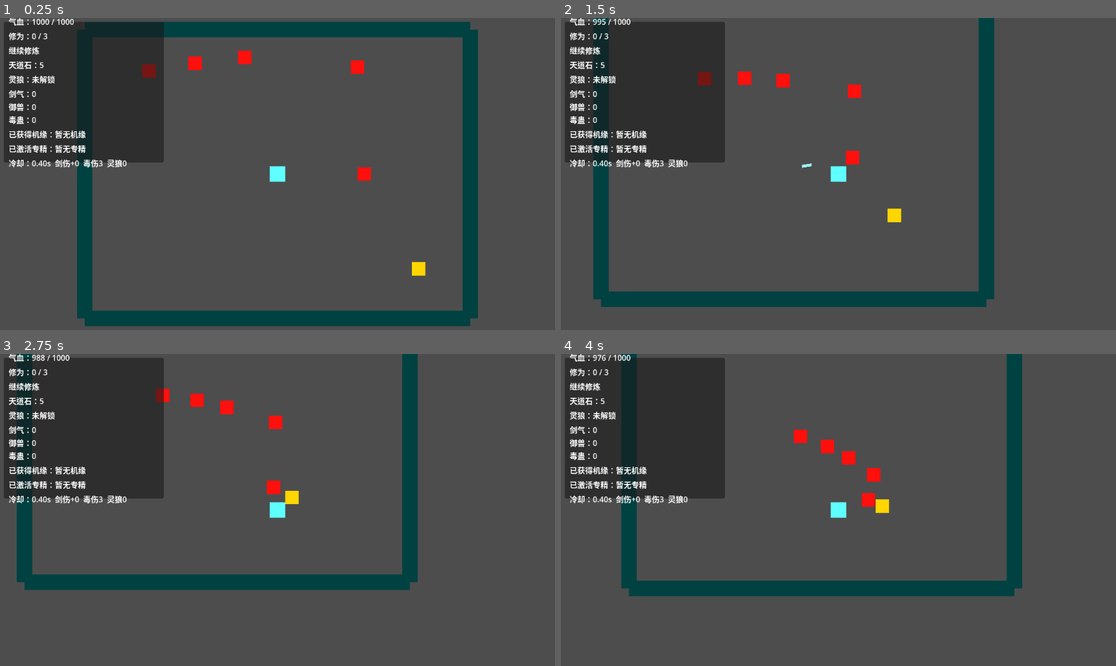
Above: before the commit, frames 1-4 (two rows, left to right).
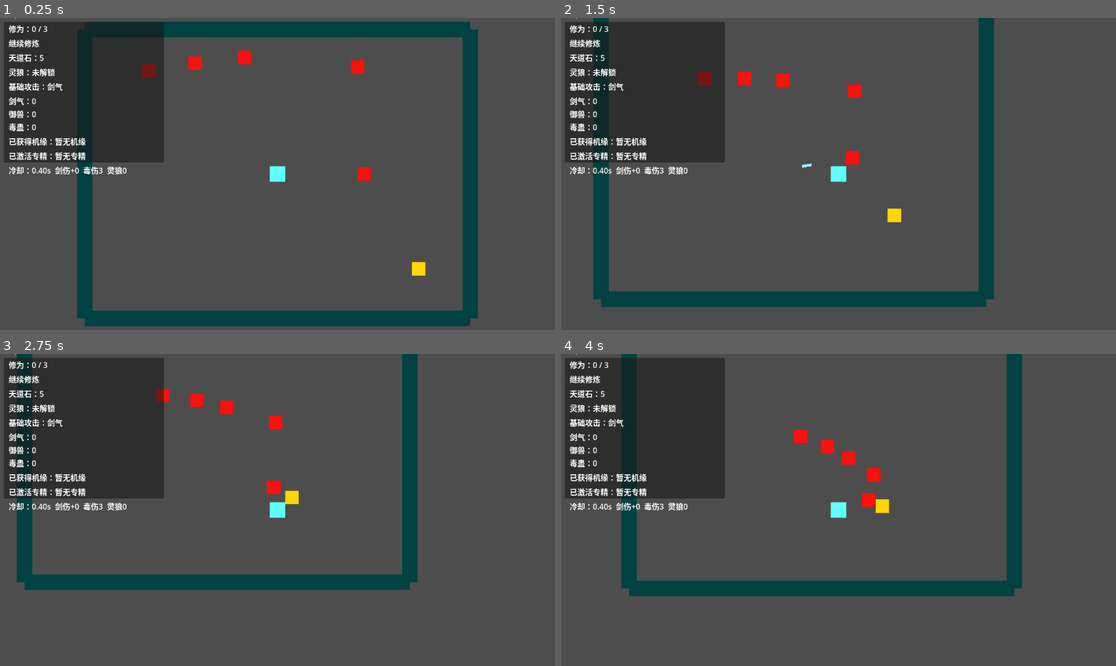
Above: after the commit, the same moments.

Repository: Litrudy/combine-dao
Game: Godot game, scene res://scenes/player/realm_test_map.tscn
Same seed, same stepped clock (60 frames per second), same inputs: the game is played once before the commit and once after it.
Inputs (mouse positions are in pixels of both pictures, inside the frame that each line leads up to):
- Up to frame 1 (0.25 s): no input
- Up to frame 2 (1.5 s): tap Enter (ui_accept) at 0.5, 0.77 s; move the mouse to (960, 158) at 0.52 s; press the mouse at (960, 158) at 0.53 s; hold D (move_right) 0.53-1.28 s; move the mouse to (727, 189) at 1.27 s; release the mouse at (727, 189) at 1.28 s; hold S (move_down) from 1.28 s (still down); click (727, 189) at 1.35 s
- Up to frame 3 (2.75 s): tap Enter (ui_accept) at 1.52 s; move the mouse to (333, 441) at 2.02 s; release S (move_down) at 2.03 s; hold D (move_right) from 2.03 s (still down); hold R (breakthrough) from 2.03 s (still down); click (333, 441) at 2.3 s
- Up to frame 4 (4 s): move the mouse to (810, 572) at 2.77 s; release D (move_right) at 2.78 s; release R (breakthrough) at 2.78 s; hold W (move_up) 2.78-3.53 s; tap E (summon_wolf) at 2.85 s; tap Enter (ui_accept) at 3.02, 3.77 s; click (810, 572) at 3.05 s; move the mouse to (1005, 556) at 3.52 s; press the mouse at (1005, 556) at 3.53 s; hold A (move_left) from 3.53 s (still down); tap Q at 3.6 s

The runs differ from the first frame. In frame 1, 2.8% of the frame differs, in the area x 1-23%, y 0-51%; in frame 2, 2.8%; in frame 3, 2.8%; in frame 4, 2.8%.

Commit message:
feat: 实现基础攻击替换系统

Diff:
--- a/scenes/ally/spirit_wolf.gd
+++ b/scenes/ally/spirit_wolf.gd
@@ -112,10 +112,16 @@
 	if _attack_timer > 0.0:
 		return
 
+	# 计算最终伤害：若目标被驭兽鞭标记，则提高伤害
+	var final_damage: int = attack_damage
+	var status: Node = target.get_node_or_null("StatusEffects")
+	if status != null and status.has_method("get_beast_damage_multiplier"):
+		final_damage = int(round(attack_damage * status.get_beast_damage_multiplier()))
+
 	# 调用妖兽的 Vitals 子节点造成伤害
 	var enemy_vitals: Vitals = target.get_node_or_null("Vitals") as Vitals
 	if enemy_vitals != null:
-		enemy_vitals.take_damage(attack_damage)
+		enemy_vitals.take_damage(final_damage)
 
 	# 重置冷却：实际冷却 = 基础冷却 / 攻速倍率
 	var effective_cooldown: float = base_attack_cooldown / max(attack_speed_multiplier, 0.01)
--- a/scenes/enemy/beast.tscn
+++ b/scenes/enemy/beast.tscn
@@ -2,6 +2,7 @@
 
 [ext_resource type="Script" uid="uid://bv34p5uvt6tws" path="res://scenes/enemy/beast.gd" id="1_s6uuk"]
 [ext_resource type="Script" uid="uid://cobprtlxk1ehu" path="res://scripts/components/vitals.gd" id="2_vitals"]
+[ext_resource type="Script" path="res://scripts/components/status_effects.gd" id="3_status"]
 
 [sub_resource type="RectangleShape2D" id="RectangleShape2D_5m1xp"]
 size = Vector2(28, 28)
@@ -20,3 +21,6 @@
 [node name="Vitals" type="Node" parent="." unique_id=158629325]
 script = ExtResource("2_vitals")
 max_qi_blood = 60
+
+[node name="StatusEffects" type="Node" parent="." unique_id=158629326]
+script = ExtResource("3_status")
--- a/scenes/enemy/boss_guardian.tscn
+++ b/scenes/enemy/boss_guardian.tscn
@@ -2,6 +2,7 @@
 
 [ext_resource type="Script" path="res://scenes/enemy/boss_guardian.gd" id="1_boss"]
 [ext_resource type="Script" uid="uid://cobprtlxk1ehu" path="res://scripts/components/vitals.gd" id="2_vitals"]
+[ext_resource type="Script" path="res://scripts/components/status_effects.gd" id="3_status"]
 
 [sub_resource type="RectangleShape2D" id="RectangleShape2D_boss"]
 size = Vector2(48, 48)
@@ -19,3 +20,6 @@
 [node name="Vitals" type="Node" parent="."]
 script = ExtResource("2_vitals")
 max_qi_blood = 300
+
+[node name="StatusEffects" type="Node" parent="."]
+script = ExtResource("3_status")
--- /dev/null
+++ b/scenes/player/beast_whip.gd
@@ -0,0 +1,67 @@
+extends Area2D
+## 驭兽鞭（御兽流基础攻击）
+## M2-3E —— 从玩家位置朝鼠标方向挥出的短距离范围攻击。
+## 造成低伤害并给命中敌人添加“驭兽标记”，使灵狼对其伤害提升。
+
+## 命中伤害（低）
+@export var damage: int = 5
+## 存活时间（秒），短暂存在后消失
+@export var life_time: float = 0.15
+## 驭兽标记持续时间
+@export var beast_mark_duration: float = 4.0
+## 驭兽标记伤害倍率
+@export var beast_mark_multiplier: float = 1.3
+
+## 朝向（由玩家释放时传入，需为单位向量）
+var direction: Vector2 = Vector2.RIGHT
+
+## 本次挥鞭已命中过的目标，避免重复造成伤害
+var _hit_targets: Array = []
+
+
+func _ready() -> void:
+	# 朝鼠标方向旋转
+	rotation = direction.angle()
+	body_entered.connect(_on_body_entered)
+	area_entered.connect(_on_area_entered)
+	# 短暂存在后消失
+	get_tree().create_timer(life_time).timeout.connect(queue_free)
+	# 扫描生成瞬间已在范围内的敌人
+	_scan_overlaps.call_deferred()
+
+
+## 等待一个物理帧后扫描范围内敌人（捕获生成时已重叠的目标）
+func _scan_overlaps() -> void:
+	await get_tree().physics_frame
+	if not is_instance_valid(self):
+		return
+	for body in get_overlapping_bodies():
+		_try_hit(body)
+
+
+func _on_body_entered(body: Node) -> void:
+	_try_hit(body)
+
+
+func _on_area_entered(area: Area2D) -> void:
+	_try_hit(area)
+
+
+## 尝试命中目标：造成低伤害并添加驭兽标记（一次挥鞭可命中多个敌人）
+func _try_hit(target: Node) -> void:
+	if not target.is_in_group("enemy"):
+		return
+	# 同一次挥鞭不对同一目标重复造成伤害
+	if target in _hit_targets:
+		return
+	_hit_targets.append(target)
+
+	# 低伤害
+	var enemy_vitals: Vitals = target.get_node_or_null("Vitals") as Vitals
+	if enemy_vitals != null and not enemy_vitals.is_dead():
+		enemy_vitals.take_damage(damage)
+
+	# 添加驭兽标记
+	var status: Node = target.get_node_or_null("StatusEffects")
+	if status != null and status.has_method("apply_beast_mark"):
+		status.apply_beast_mark(beast_mark_duration, beast_mark_multiplier)
--- /dev/null
+++ b/scenes/player/beast_whip.tscn
@@ -0,0 +1,17 @@
+[gd_scene format=3 uid="uid://jlenhufxu0to"]
+
+[ext_resource type="Script" path="res://scenes/player/beast_whip.gd" id="1_whip"]
+
+[sub_resource type="RectangleShape2D" id="RectangleShape2D_whip"]
+size = Vector2(90, 50)
+
+[node name="BeastWhip" type="Area2D"]
+script = ExtResource("1_whip")
+
+[node name="Visual" type="Polygon2D" parent="."]
+color = Color(0.85, 0.7, 0.3, 0.45)
+polygon = PackedVector2Array(0, -25, 90, -10, 90, 10, 0, 25)
+
+[node name="CollisionShape2D" type="CollisionShape2D" parent="."]
+position = Vector2(45, 0)
+shape = SubResource("RectangleShape2D_whip")
--- a/scenes/player/cultivator.gd
+++ b/scenes/player/cultivator.gd
@@ -19,6 +19,9 @@
 const SPIRIT_WOLF_SCENE: PackedScene = preload("res://scenes/ally/spirit_wolf.tscn")
 ## 毒雾场景，释放时实例化
 const POISON_MIST_SCENE: PackedScene = preload("res://scenes/player/poison_mist.tscn")
+## 毒镖 / 驭兽鞭场景（基础攻击替换）
+const POISON_DART_SCENE: PackedScene = preload("res://scenes/player/poison_dart.tscn")
+const BEAST_WHIP_SCENE: PackedScene = preload("res://scenes/player/beast_whip.tscn")
 
 var qi_blood: int
 var mana: int
@@ -75,6 +78,12 @@
 var wolf_damage_bonus: int = 0
 ## 御兽流：灵狼移速倍率（机缘「灵狼迅捷」/ 专精「御兽协同」）
 var wolf_move_speed_multiplier: float = 1.0
+## 基础攻击类型：sword_qi（剑气）/ poison_dart（毒镖）/ beast_whip（驭兽鞭）
+var primary_attack_type: String = "sword_qi"
+## 是否已解锁毒镖 / 驭兽鞭
+var poison_dart_unlocked: bool = false
+var beast_whip_unlocked: bool = false
+
 ## 御兽流：是否已解锁灵狼召唤
 var wolf_unlocked: bool = false
 ## 御兽流：最大同时存活灵狼数量
@@ -172,9 +181,9 @@
 	if _choosing_boon:
 		return
 
-	# 鼠标左键（attack_primary）释放剑气
+	# 鼠标左键（attack_primary）：基础攻击
 	if event.is_action_pressed("attack_primary"):
-		_release_sword_qi()
+		cast_primary_attack()
 		return
 
 	# R 键（breakthrough）：可突破时弹出机缘三选一
@@ -202,19 +211,36 @@
 				vitals.heal(10)
 
 
-## 释放剑气（鼠标左键），受攻击冷却限制
-func _release_sword_qi() -> void:
-	# 冷却未结束则不释放
+## 基础攻击（鼠标左键）：根据 primary_attack_type 分发，受冷却与状态限制
+func cast_primary_attack() -> void:
+	# 通关后禁止攻击
+	if _is_run_cleared():
+		return
+	# 冷却未结束则不攻击
 	if _attack_timer > 0.0:
 		return
 
 	# 方向：玩家当前位置 → 鼠标世界坐标
 	var direction: Vector2 = (get_global_mouse_position() - global_position).normalized()
-	# 若鼠标恰好与玩家重合导致方向为零，则跳过本次释放
+	# 若鼠标恰好与玩家重合导致方向为零，则跳过本次攻击
 	if direction == Vector2.ZERO:
 		return
 
-	# 实例化剑气，从玩家当前位置生成，朝鼠标方向飞行
+	# 按基础攻击类型分发
+	match primary_attack_type:
+		"poison_dart":
+			cast_poison_dart(direction)
+		"beast_whip":
+			cast_beast_whip(direction)
+		_:
+			cast_sword_qi(direction)
+
+	# 重置冷却
+	_attack_timer = attack_cooldown
+
+
+## 释放剑气（默认基础攻击）
+func cast_sword_qi(direction: Vector2) -> void:
 	var sword_qi := SwordQiScene.instantiate()
 	sword_qi.global_position = global_position
 	sword_qi.direction = direction
@@ -227,8 +253,26 @@
 	# 添加到场景树（挂到父节点下，使剑气独立于玩家移动）
 	get_parent().add_child(sword_qi)
 
-	# 重置冷却
-	_attack_timer = attack_cooldown
+
+## 释放毒镖（毒蛊基础攻击）
+func cast_poison_dart(direction: Vector2) -> void:
+	var dart := POISON_DART_SCENE.instantiate()
+	dart.global_position = global_position
+	dart.direction = direction
+	# 毒镖基础伤害与毒伤受毒蛊加成影响
+	dart.damage += poison_damage_bonus
+	dart.poison_tick_damage += poison_damage_bonus
+	# 毒层上限取毒镖自身默认值与玩家叠毒上限的较大者
+	dart.poison_max_stack = max(dart.poison_max_stack, poison_max_stack)
+	get_parent().add_child(dart)
+
+
+## 释放驭兽鞭（御兽基础攻击）
+func cast_beast_whip(direction: Vector2) -> void:
+	var whip := BEAST_WHIP_SCENE.instantiate()
+	whip.global_position = global_position
+	whip.direction = direction
+	get_parent().add_child(whip)
 
 
 # ===== 修为 / 突破 / 机缘 =====
@@ -503,6 +547,17 @@
 			# 蚀骨毒：毒雾每跳伤害加成
 			poison_damage_bonus += int(fv)
 			print("已获得机缘：", label, "，毒雾伤害 +", int(fv))
+		# ===== M2-3E 基础攻击替换 =====
+		"poison_dart_art":
+			# 毒镖术：左键基础攻击替换为毒镖
+			poison_dart_unlocked = true
+			primary_attack_type = "poison_dart"
+			print("已获得机缘：", label, "，基础攻击已替换为毒镖")
+		"beast_whip_art":
+			# 驭兽鞭：左键基础攻击替换为驭兽鞭
+			beast_whip_unlocked = true
+			primary_attack_type = "beast_whip"
+			print("已获得机缘：", label, "，基础攻击已替换为驭兽鞭")
 		_:
 			# 未知机缘，兜底提示
 			print("已获得机缘：", label, "（效果未实现）")
@@ -713,6 +768,8 @@
 		"acquired_boon_names": acquired_boon_names,
 		"active_specialization_names": active_specialization_names,
 		"heavenly_stones": heavenly_stones,
+		# ----- 基础攻击 -----
+		"primary_attack_type": primary_attack_type,
 		# ----- 灵狼 -----
 		"wolf_unlocked": wolf_unlocked,
 		"alive_wolf_count": wolf_count,
--- /dev/null
+++ b/scenes/player/poison_dart.gd
@@ -0,0 +1,68 @@
+extends Area2D
+## 毒镖（毒蛊流基础攻击）
+## M2-3E —— 朝鼠标方向飞行，命中妖兽造成低伤害并施加可叠加的中毒。
+
+## 命中基础伤害（低于剑气）
+@export var damage: int = 5
+## 飞行速度
+@export var speed: float = 600.0
+## 存活时间（秒）
+@export var life_time: float = 0.6
+## 中毒每跳伤害
+@export var poison_tick_damage: int = 2
+## 中毒持续时间
+@export var poison_duration: float = 3.0
+## 中毒结算间隔
+@export var poison_tick_interval: float = 1.0
+## 中毒最大叠层
+@export var poison_max_stack: int = 3
+
+## 飞行方向（由玩家释放时传入，需为单位向量）
+var direction: Vector2 = Vector2.RIGHT
+
+## 已命中过的目标，避免同一毒镖重复命中
+var _hit_targets: Array = []
+
+
+func _ready() -> void:
+	# 朝向与飞行方向一致
+	rotation = direction.angle()
+	body_entered.connect(_on_body_entered)
+	area_entered.connect(_on_area_entered)
+	# 超时自动销毁
+	get_tree().create_timer(life_time).timeout.connect(queue_free)
+
+
+func _physics_process(delta: float) -> void:
+	global_position += direction * speed * delta
+
+
+func _on_body_entered(body: Node) -> void:
+	_try_hit(body)
+
+
+func _on_area_entered(area: Area2D) -> void:
+	_try_hit(area)
+
+
+## 尝试命中目标：造成基础伤害并施加中毒
+func _try_hit(target: Node) -> void:
+	if not target.is_in_group("enemy"):
+		return
+	# 同一毒镖不重复命中同一目标
+	if target in _hit_targets:
+		return
+	_hit_targets.append(target)
+
+	# 基础伤害
+	var enemy_vitals: Vitals = target.get_node_or_null("Vitals") as Vitals
+	if enemy_vitals != null and not enemy_vitals.is_dead():
+		enemy_vitals.take_damage(damage)
+
+	# 施加中毒（通过 StatusEffects 组件）
+	var status: Node = target.get_node_or_null("StatusEffects")
+	if status != null and status.has_method("apply_poison"):
+		status.apply_poison(poison_tick_damage, poison_duration, poison_tick_interval, poison_max_stack)
+
+	# 命中后消失
+	queue_free()
--- /dev/null
+++ b/scenes/player/poison_dart.tscn
@@ -0,0 +1,16 @@
+[gd_scene format=3 uid="uid://xvmnclbpwtto"]
+
+[ext_resource type="Script" path="res://scenes/player/poison_dart.gd" id="1_dart"]
+
+[sub_resource type="RectangleShape2D" id="RectangleShape2D_dart"]
+size = Vector2(16, 5)
+
+[node name="PoisonDart" type="Area2D"]
+script = ExtResource("1_dart")
+
+[node name="Visual" type="Polygon2D" parent="."]
+color = Color(0.5, 0.85, 0.2, 1)
+polygon = PackedVector2Array(-8, -2.5, 8, -2.5, 8, 2.5, -8, 2.5)
+
+[node name="CollisionShape2D" type="CollisionShape2D" parent="."]
+shape = SubResource("RectangleShape2D_dart")
--- a/scenes/player/realm_test_map.tscn
+++ b/scenes/player/realm_test_map.tscn
@@ -108,7 +108,7 @@
 color = Color(2.8878452e-07, 0.25704286, 0.26021704, 1)
 polygon = PackedVector2Array(-16, -300, 16, -300, 16, 300, -16, 300)
 
-[node name="HUD" parent="." instance=ExtResource("6_hud")]
+[node name="HUD" parent="." unique_id=978804438 instance=ExtResource("6_hud")]
 
 [node name="BoonChoicePanel" parent="." unique_id=1534450875 instance=ExtResource("3_boonui")]
 
--- a/scenes/ui/hud.gd
+++ b/scenes/ui/hud.gd
@@ -8,6 +8,14 @@
 @onready var _breakthrough_label: Label = $Panel/VBoxContainer/BreakthroughLabel
 @onready var _stone_label: Label = $Panel/VBoxContainer/StoneLabel
 @onready var _wolf_label: Label = $Panel/VBoxContainer/WolfLabel
+@onready var _primary_attack_label: Label = $Panel/VBoxContainer/PrimaryAttackLabel
+
+## 基础攻击类型 -> 中文名
+const ATTACK_NAMES: Dictionary = {
+	"sword_qi": "剑气",
+	"poison_dart": "毒镖",
+	"beast_whip": "驭兽鞭",
+}
 @onready var _school_label: Label = $Panel/VBoxContainer/SchoolLabel
 @onready var _boon_list_label: Label = $Panel/VBoxContainer/BoonListLabel
 @onready var _spec_label: Label = $Panel/VBoxContainer/SpecLabel
@@ -74,6 +82,9 @@
 	_breakthrough_label.text = "按 R 突破" if data["can_breakthrough"] else "继续修炼"
 	# 天道石
 	_stone_label.text = "天道石：%d" % data["heavenly_stones"]
+	# 当前基础攻击类型
+	var attack_type: String = data["primary_attack_type"]
+	_primary_attack_label.text = "基础攻击：%s" % ATTACK_NAMES.get(attack_type, attack_type)
 	# 流派进度
 	var sc: Dictionary = data["school_counts"]
 	_school_label.text = "剑气：%d\n御兽：%d\n毒蛊：%d" % [sc["sword"], sc["beast"], sc["poison"]]
--- a/scenes/ui/hud.tscn
+++ b/scenes/ui/hud.tscn
@@ -47,6 +47,10 @@
 layout_mode = 2
 text = "灵狼：未解锁"
 
+[node name="PrimaryAttackLabel" type="Label" parent="Panel/VBoxContainer"]
+layout_mode = 2
+text = "基础攻击：剑气"
+
 [node name="SchoolLabel" type="Label" parent="Panel/VBoxContainer"]
 layout_mode = 2
 text = "剑气：0
--- /dev/null
+++ b/scripts/components/status_effects.gd
@@ -0,0 +1,80 @@
+extends Node
+class_name StatusEffects
+## 状态组件
+## M2-3E —— 负责中毒（可叠层）与驭兽标记。
+## 挂在妖兽 / Boss 上，与 Vitals 同级。
+
+## 同级气血组件
+@onready var _vitals: Vitals = get_parent().get_node_or_null("Vitals")
+
+# ===== 中毒状态 =====
+## 当前毒层数
+var _poison_stacks: int = 0
+## 每层每跳毒伤
+var _poison_damage_per_tick: int = 0
+## 毒剩余持续时间
+var _poison_time_left: float = 0.0
+## 毒结算间隔
+var _poison_tick_interval: float = 1.0
+## 距离下次毒结算的剩余时间
+var _poison_tick_timer: float = 0.0
+
+# ===== 驭兽标记 =====
+## 驭兽标记剩余时间
+var _beast_mark_time_left: float = 0.0
+## 驭兽标记伤害倍率
+var _beast_mark_multiplier: float = 1.0
+
+
+func _process(delta: float) -> void:
+	_process_poison(delta)
+	_process_beast_mark(delta)
+
+
+## 施加中毒：刷新持续时间，毒层 +1（封顶 max_stack）
+func apply_poison(damage_per_tick: int, duration: float, tick_interval: float, max_stack: int) -> void:
+	# 从无毒进入中毒时，重置结算计时
+	if _poison_stacks <= 0:
+		_poison_tick_timer = tick_interval
+	_poison_damage_per_tick = damage_per_tick
+	_poison_tick_interval = tick_interval
+	_poison_stacks = min(_poison_stacks + 1, max_stack)
+	# 每次中毒刷新持续时间
+	_poison_time_left = duration
+
+
+## 每帧处理中毒结算
+func _process_poison(delta: float) -> void:
+	if _poison_stacks <= 0:
+		return
+
+	_poison_time_left -= delta
+	_poison_tick_timer -= delta
+	# 到达结算间隔则造成 每层毒伤 * 毒层数
+	if _poison_tick_timer <= 0.0:
+		_poison_tick_timer = _poison_tick_interval
+		if is_instance_valid(_vitals) and not _vitals.is_dead():
+			_vitals.take_damage(_poison_damage_per_tick * _poison_stacks)
+
+	# 持续时间结束则清空毒层（M2 阶段稳定优先，直接清空）
+	if _poison_time_left <= 0.0:
+		_poison_stacks = 0
+
+
+## 施加驭兽标记
+func apply_beast_mark(duration: float, multiplier: float) -> void:
+	_beast_mark_time_left = duration
+	_beast_mark_multiplier = multiplier
+
+
+## 每帧处理驭兽标记倒计时
+func _process_beast_mark(delta: float) -> void:
+	if _beast_mark_time_left > 0.0:
+		_beast_mark_time_left -= delta
+
+
+## 返回当前驭兽标记伤害倍率（无标记返回 1.0）
+func get_beast_damage_multiplier() -> float:
+	if _beast_mark_time_left > 0.0:
+		return _beast_mark_multiplier
+	return 1.0
--- a/scripts/systems/boon_manager.gd
+++ b/scripts/systems/boon_manager.gd
@@ -303,6 +303,33 @@
 			"max_stacks": 3,
 			"current_stacks": 0,
 		},
+		# ===== M2-3E 基础攻击替换 =====
+		{
+			"id": "poison_dart_art",
+			"boon_name": "毒镖术",
+			"description": "将左键基础攻击替换为毒镖。毒镖基础伤害较低，但可叠加毒伤。",
+			"school_tags": ["poison"],
+			"effect_type": "replace_primary_attack",
+			"effect_value": "poison_dart",
+			"prerequisites": [],
+			"rarity": "common",
+			"base_weight": 80,
+			"max_stacks": 1,
+			"current_stacks": 0,
+		},
+		{
+			"id": "beast_whip_art",
+			"boon_name": "驭兽鞭",
+			"description": "将左键基础攻击替换为驭兽鞭。驭兽鞭造成短距离范围伤害，并标记敌人，使灵狼对其伤害提升。",
+			"school_tags": ["beast"],
+			"effect_type": "replace_primary_attack",
+			"effect_value": "beast_whip",
+			"prerequisites": [],
+			"rarity": "common",
+			"base_weight": 80,
+			"max_stacks": 1,
+			"current_stacks": 0,
+		},
 	]
 
 
Not shown, added: .claude/settings.json
Not shown, added: scenes/player/beast_whip.gd.uid
Not shown, added: scenes/player/poison_dart.gd.uid
Not shown, added: scripts/components/status_effects.gd.uid
